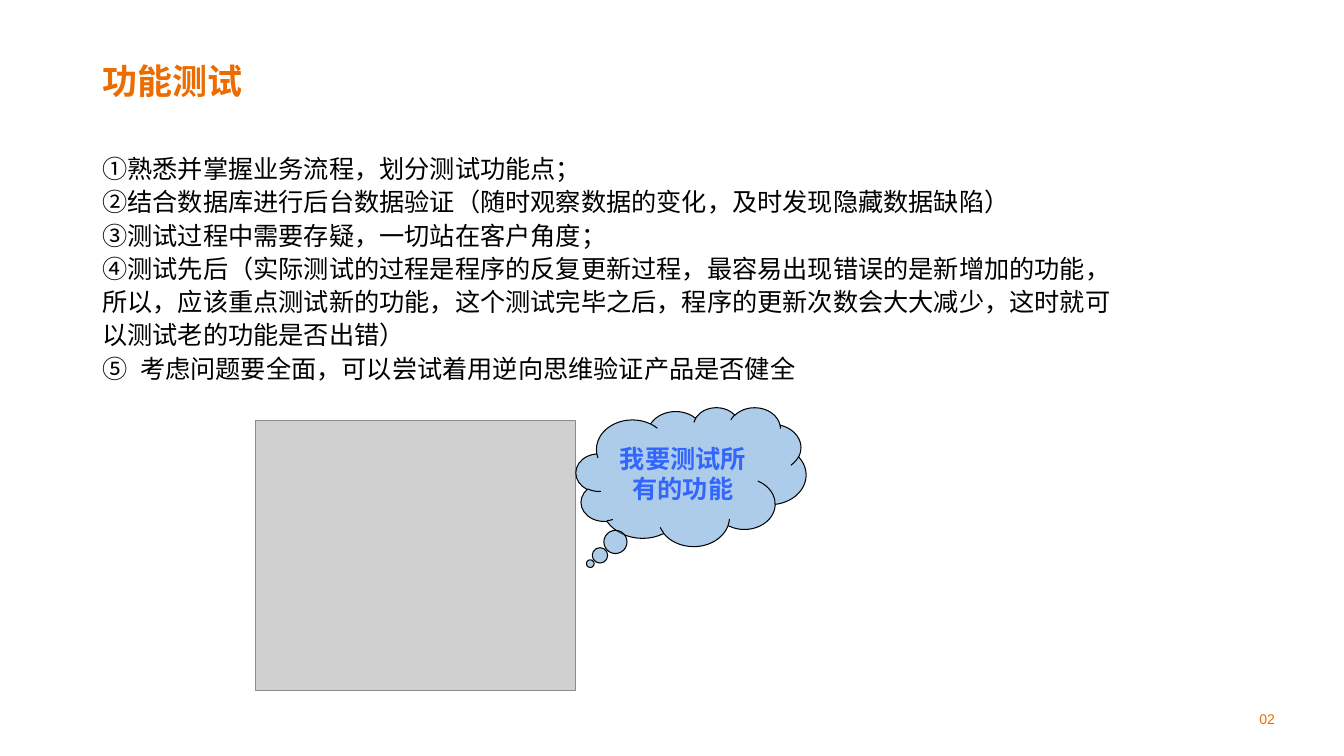
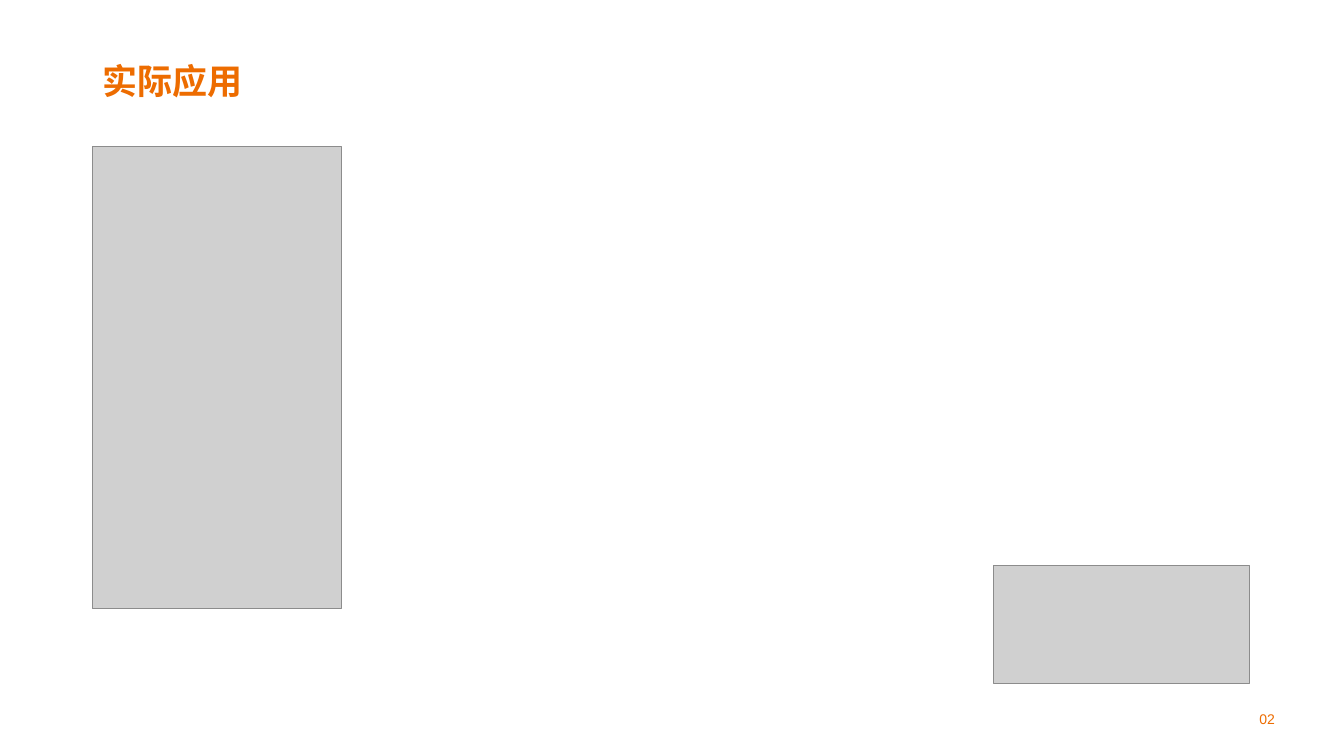
Before and after one commit to XiuyeXYE/BaiDuAI, a slide deck: slide 13 of BaiduAI.pptx (slide 6 before the commit). Drawn at 1344x756 pixels with LibreOffice and Linux fonts; fonts in the diff are those of the drawing; grey boxes stand for pictures; background and template pictures are left out. Boxes give left, top, right and bottom in pixels: in the first picture for what was removed or moved away, otherwise in the second. Text is boxed around its words. In the diff, an @@ line names an element or a change of style, - is before the commit and + after.

```diff
--- a/BaiduAI.pptx
+++ b/BaiduAI.pptx
@@ title at bbox=[102, 64, 242, 98]: text changed @@
-功能测试
+实际应用
@@ picture added at bbox=[93, 147, 342, 609] @@
@@ text removed at bbox=[102, 156, 1110, 381] @@
-①熟悉并掌握业务流程，划分测试功能点；
-②结合数据库进行后台数据验证（随时观察数据的变化，及时发现隐藏数据缺陷）
-③测试过程中需要存疑，一切站在客户角度；
-④测试先后（实际测试的过程是程序的反复更新过程，最容易出现错误的是新增加的功能，所以，应该重点测试新的功能，这个测试完毕之后，程序的更新次数会大大减少，这时就可以测试老的功能是否出错）
-5. 考虑问题要全面，可以尝试着用逆向思维验证产品是否健全
@@ thought cloud removed at bbox=[576, 407, 806, 546] @@
-我要测试所有的功能
@@ picture removed at bbox=[255, 420, 576, 690] @@
@@ picture added at bbox=[994, 566, 1250, 685] @@
```
Also in this commit, not shown: 5 other slides changed, 7 slides added, 5 slides removed, 5 other files.
